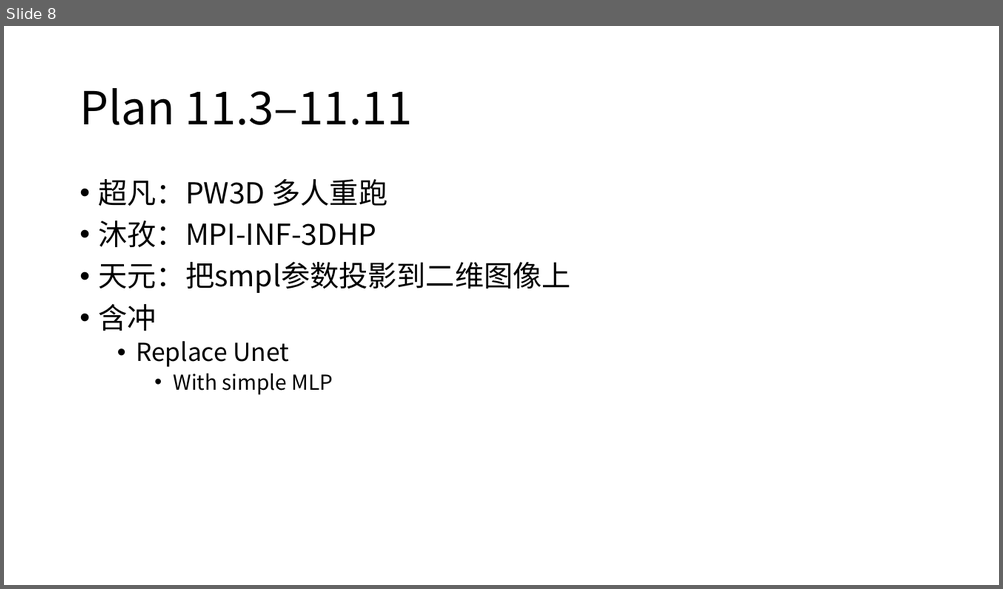
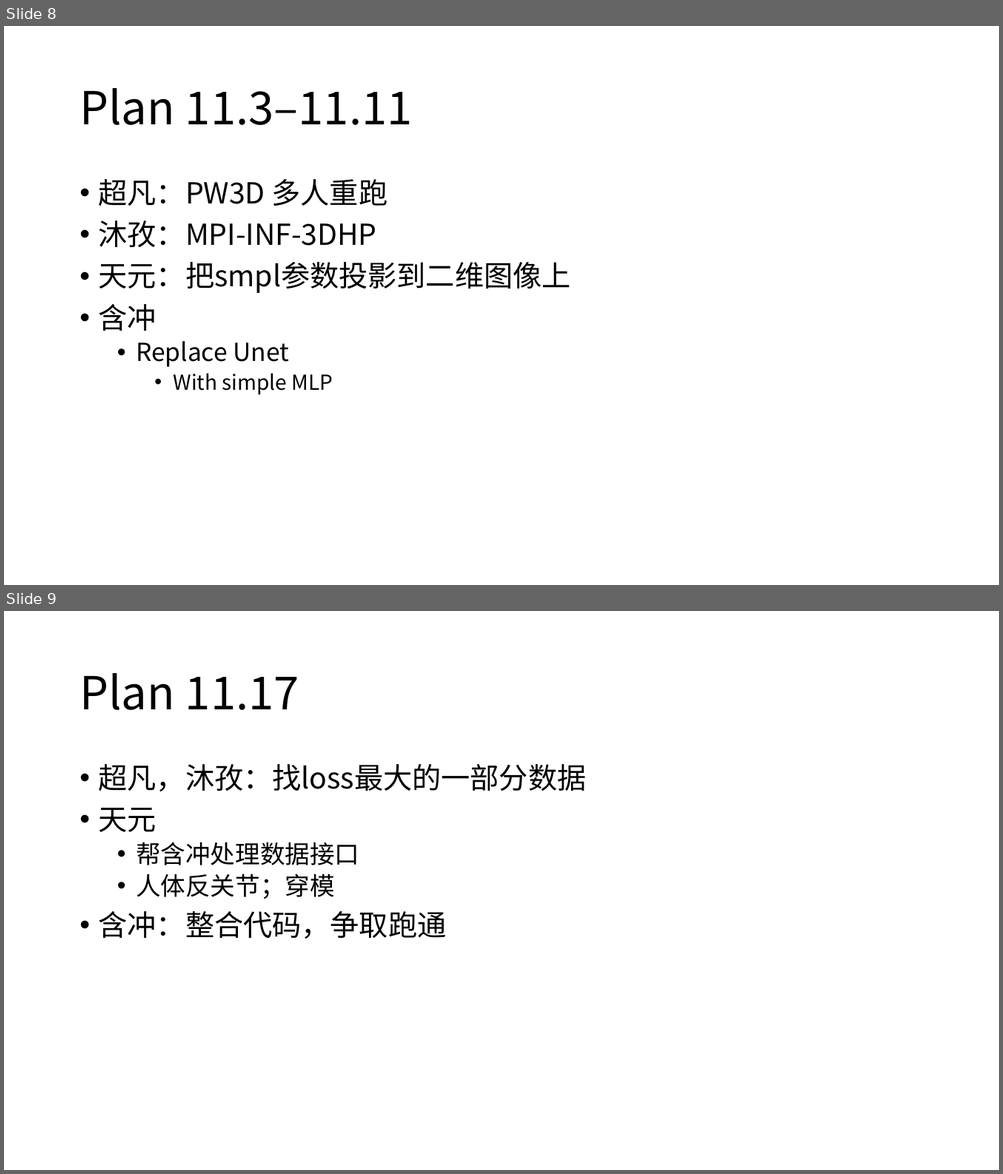
Before and after one commit to PaperL/Human-3D-Diffusion, a slide deck: CS338-GroupB.pptx. Shown one above the other, each under a label of ours: slide 8 before the commit, slides 8 and 9 after it. The pictures are 1003x589 and 1003x1174 pixels, drawn with LibreOffice and Linux fonts; fonts in the diff are those of the drawing. Boxes give left, top, right and bottom in pixels: in the first picture for what was removed or moved away, otherwise in the second. Text is boxed around its words. In the diff, an @@ line names an element or a change of style, - is before the commit and + after.

```diff
--- a/CS338-GroupB.pptx
+++ b/CS338-GroupB.pptx
@@ slide 9 added at (4,611,999,1170), background #FFFFFF @@
@@ title added at (79,673,299,710), 44 pt, text #000000 @@
+Plan 11.17
@@ text added at (99,764,586,939), 28 pt, text #000000 @@
+• 超凡，沐孜：找loss最大的一部分数据
+• 天元
+  • 帮含冲处理数据接口
+  • 人体反关节；穿模
+• 含冲：整合代码，争取跑通
```
